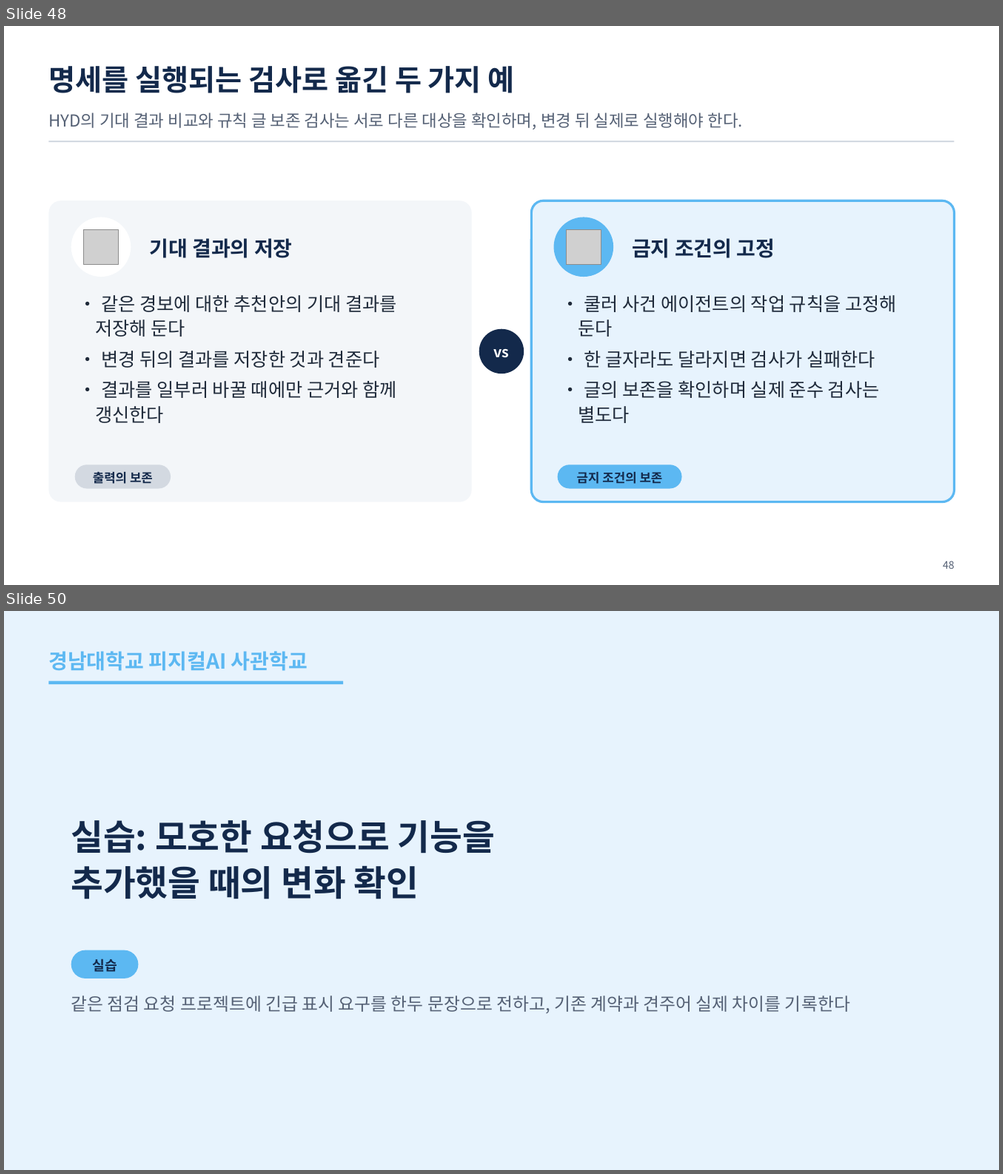
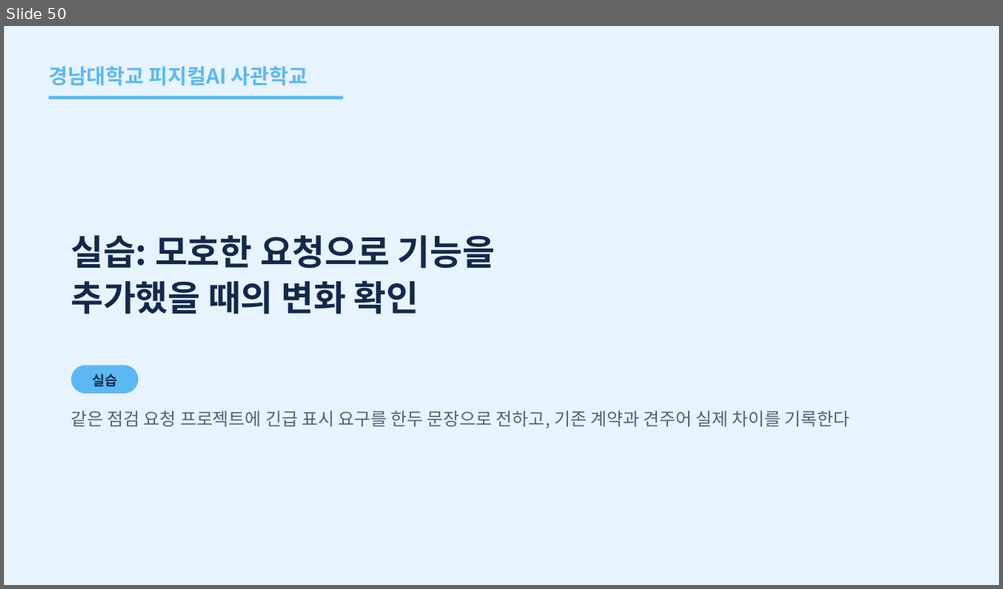
Before and after one commit to uengine-oss/hyd-iot-edu, a slide deck: workspace/강의제작/산출물/통합반/이론/07회차/통합반_07일차.pptx. Shown one above the other, each under a label of ours: slides 48 and 50 before the commit, slide 50 after it; the slides between them are not shown. The pictures are 1003x1174 and 1003x589 pixels, drawn with LibreOffice and Linux fonts; fonts in the diff are those of the drawing; grey boxes stand for pictures. Boxes give left, top, right and bottom in pixels: in the first picture for what was removed or moved away, otherwise in the second. Text is boxed around its words. In the diff, an @@ line names an element or a change of style, - is before the commit and + after.

Commit message:
통합반 7회차 45~49장 유효성·변경 검사를 보강하고 75행 본문 26분34초를 검증

```diff
--- a/workspace/강의제작/산출물/통합반/이론/07회차/통합반_07일차.pptx
+++ b/workspace/강의제작/산출물/통합반/이론/07회차/통합반_07일차.pptx
@@ slide 48 removed at (x1=4, y1=26, x2=999, y2=585), background #FFFFFF @@
@@ text removed at (x1=48, y1=66, x2=515, y2=93) @@
-명세를 실행되는 검사로 옮긴 두 가지 예
@@ text removed at (x1=48, y1=113, x2=743, y2=130) @@
-HYD의 기대 결과 비교와 규칙 글 보존 검사는 서로 다른 대상을 확인하며, 변경 뒤 실제로 실행해야 한다.
@@ rectangle removed at (x1=48, y1=141, x2=954, y2=142) @@
@@ rounded rectangle removed at (x1=48, y1=201, x2=472, y2=502) @@
@@ rounded rectangle removed at (x1=532, y1=201, x2=955, y2=502) @@
@@ ellipse removed at (x1=71, y1=217, x2=131, y2=277) @@
@@ ellipse removed at (x1=554, y1=217, x2=614, y2=277) @@
@@ picture removed at (x1=84, y1=230, x2=118, y2=264) @@
@@ text removed at (x1=149, y1=238, x2=293, y2=258) @@
-기대 결과의 저장
@@ picture removed at (x1=566, y1=230, x2=600, y2=264) @@
@@ text removed at (x1=632, y1=238, x2=775, y2=258) @@
-금지 조건의 고정
@@ text removed at (x1=95, y1=295, x2=397, y2=423) @@
-• 같은 경보에 대한 추천안의 기대 결과를 저장해 둔다
-• 변경 뒤의 결과를 저장한 것과 견준다
-• 결과를 일부러 바꿀 때에만 근거와 함께 갱신한다
@@ text removed at (x1=578, y1=295, x2=896, y2=423) @@
-• 쿨러 사건 에이전트의 작업 규칙을 고정해 둔다
-• 한 글자라도 달라지면 검사가 실패한다
-• 글의 보존을 확인하며 실제 준수 검사는 별도다
@@ ellipse removed at (x1=479, y1=329, x2=524, y2=375) @@
@@ text removed at (x1=493, y1=349, x2=509, y2=358) @@
-vs
@@ rounded rectangle removed at (x1=75, y1=466, x2=170, y2=489) @@
@@ rounded rectangle removed at (x1=558, y1=466, x2=683, y2=489) @@
@@ text removed at (x1=93, y1=472, x2=153, y2=484) @@
-출력의 보존
@@ text removed at (x1=577, y1=472, x2=663, y2=484) @@
-금지 조건의 보존
@@ text removed at (x1=942, y1=561, x2=954, y2=569) @@
-48
```
Also in this commit, not shown: 3 slides changed, 2 slides added, 1 other slide removed, 24 other files.
